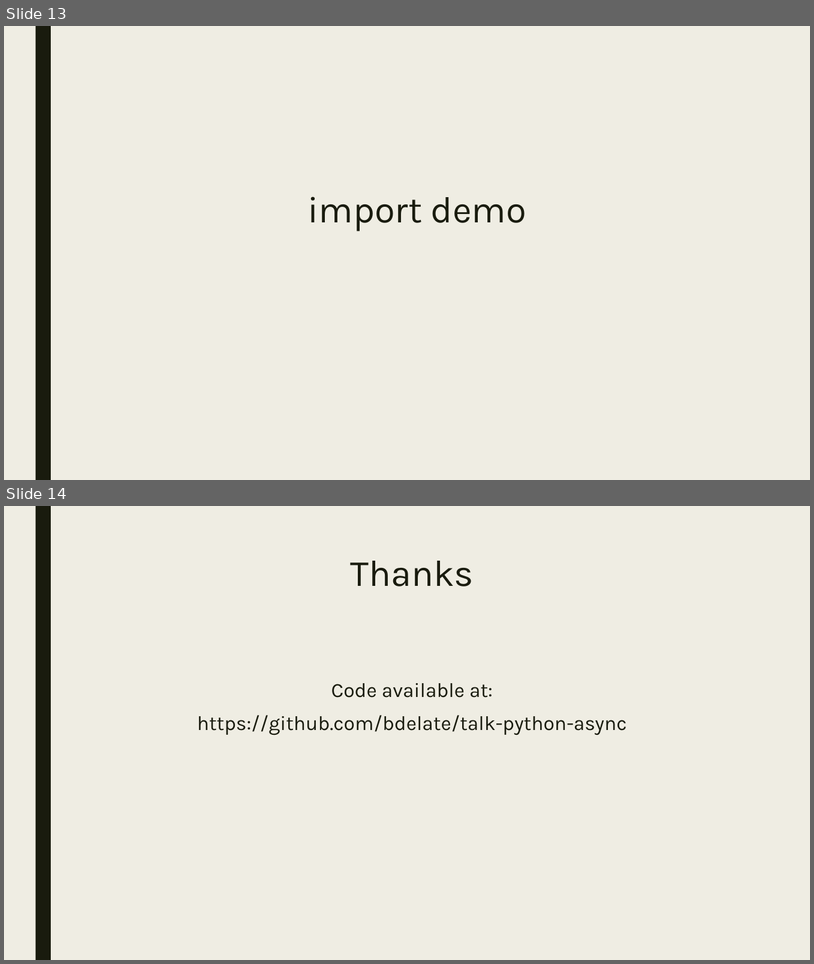
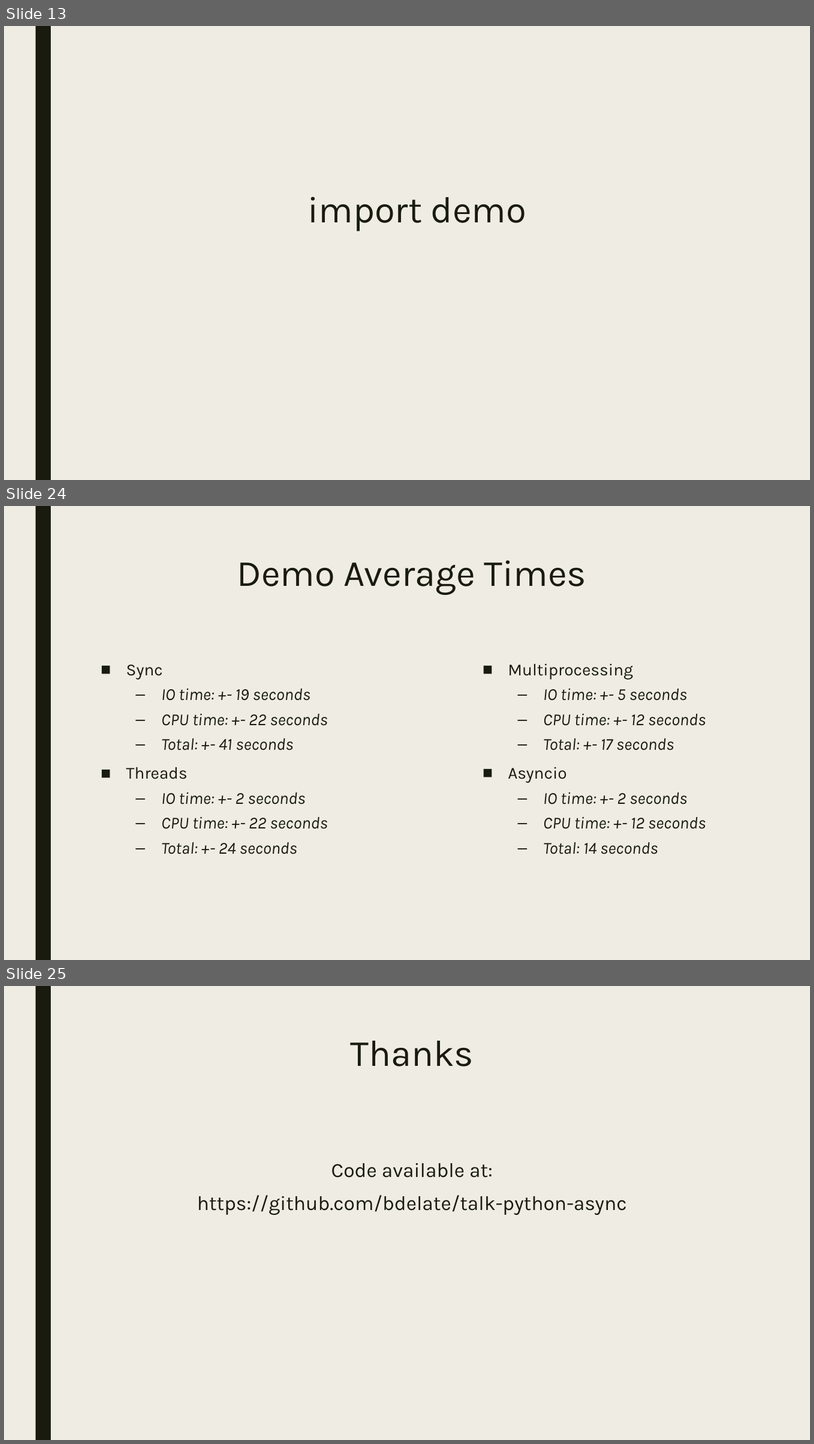
Before and after one commit to bdelate/talk-python-async, a slide deck: slides.pptx. Shown one above the other, each under a label of ours: slides 13 and 14 before the commit, slides 13, 24 and 25 after it; the slides between them are not shown. The pictures are 814x964 and 814x1444 pixels, drawn with LibreOffice and Linux fonts; fonts in the diff are those of the drawing. Boxes give left, top, right and bottom in pixels: in the first picture for what was removed or moved away, otherwise in the second. Text is boxed around its words. In the diff, an @@ line names an element or a change of style, - is before the commit and + after.

```diff
--- a/slides.pptx
+++ b/slides.pptx
@@ slide 24 added at [4, 506, 810, 960], background #EFEDE3; not listed: 1 template element that a slide beside it also shows @@
@@ title added at [237, 560, 587, 595], 44 pt, text #191B0E @@
+Demo Average Times
@@ text added at [126, 664, 327, 854], 20 pt, text #191B0E, italic @@
+■ Sync
+  – IO time: +- 19 seconds
+  – CPU time: +- 22 seconds
+  – Total: +- 41 seconds
+■ Threads
+  – IO time: +- 2 seconds
+  – CPU time: +- 22 seconds
+  – Total: +- 24 seconds
@@ text added at [508, 663, 706, 854], 20 pt, text #191B0E, italic @@
+■ Multiprocessing
+  – IO time: +- 5 seconds
+  – CPU time: +- 12 seconds
+  – Total: +- 17 seconds
+■ Asyncio
+  – IO time: +- 2 seconds
+  – CPU time: +- 12 seconds
+  – Total: 14 seconds
@@ what was slide 14 is now slide 25 @@
```
Also in this commit, not shown: 2 slides changed, 10 other slides added, 4 other files.
